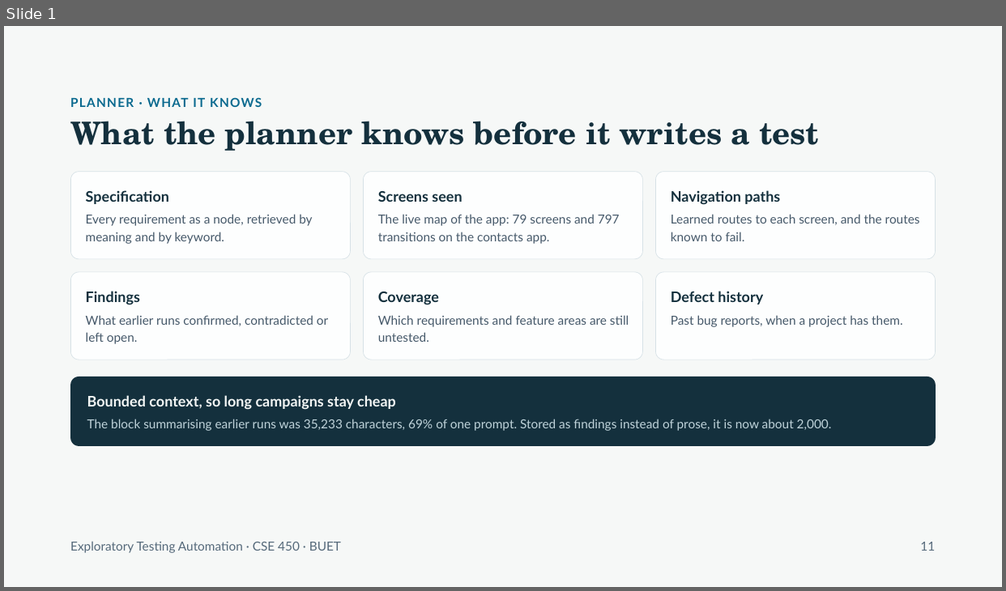
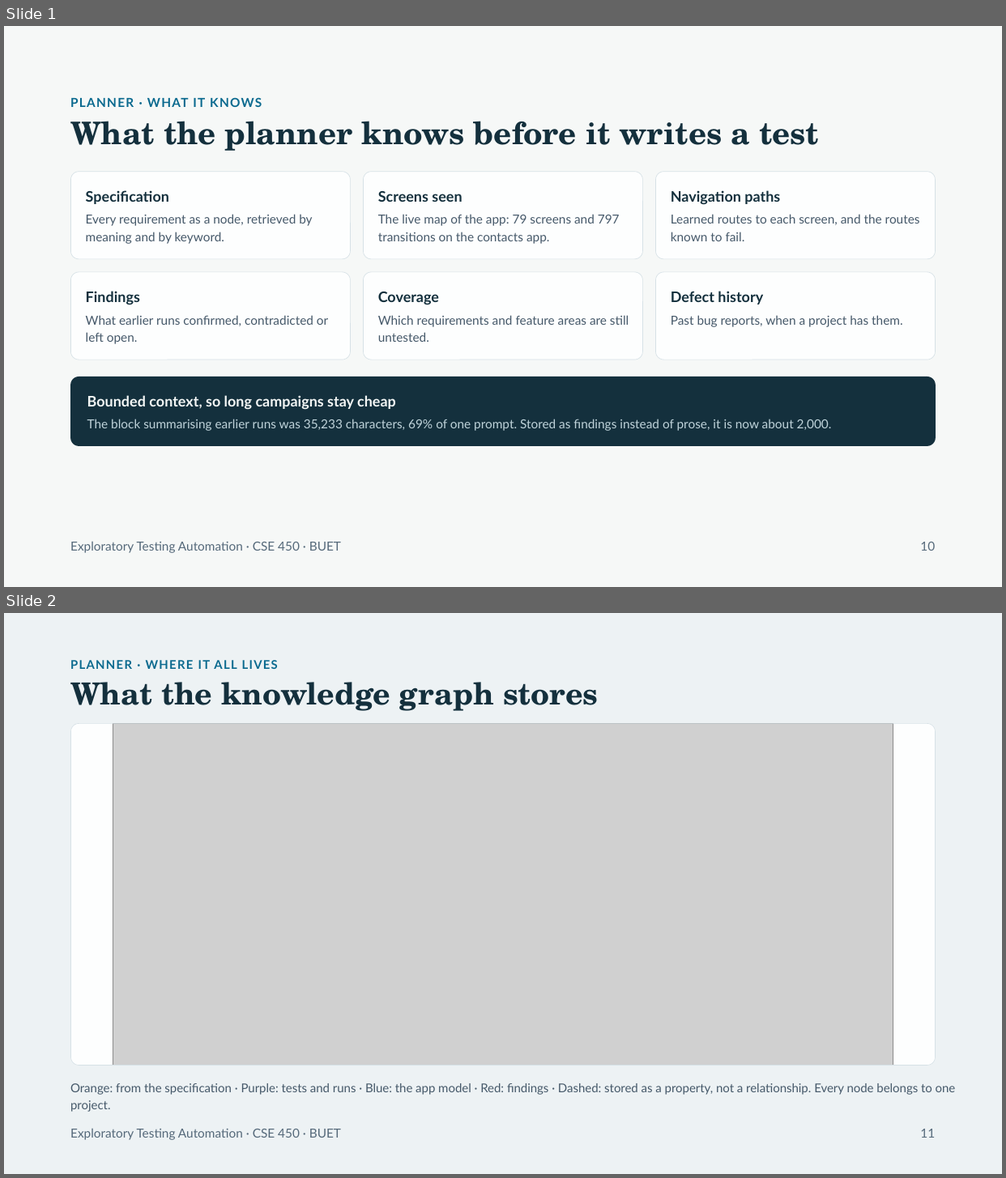
Before and after one commit to raihanrsdV1/Exploratory-Testing-Planner-Agent, a slide deck: presentation/split/2-Mehemud.pptx. Shown one above the other, each under a label of ours: slide 1 before the commit, slides 1 and 2 after it. The pictures are 1006x591 and 1006x1178 pixels, drawn with LibreOffice and Linux fonts; fonts in the diff are those of the drawing; grey boxes stand for pictures. Boxes give left, top, right and bottom in pixels: in the first picture for what was removed or moved away, otherwise in the second. Text is boxed around its words. In the diff, an @@ line names an element or a change of style, - is before the commit and + after.

```diff
--- a/presentation/split/2-Mehemud.pptx
+++ b/presentation/split/2-Mehemud.pptx
@@ slide 2 added at [4,613,1002,1174], background #EDF2F4 @@
@@ text added at [70,660,278,669], 11.6 pt, text #0B6A8F, bold @@
+PLANNER · WHERE IT ALL LIVES
@@ text added at [70,682,599,711], 29.2 pt, text #14303D, bold @@
+What the knowledge graph stores
@@ rounded rectangle added at [70,723,936,1066], fill #FDFEFE @@
@@ rounded rectangle added at [70,724,936,1066], outline #D6E1E6 0.5 pt @@
@@ picture added at [113,724,893,1065] @@
@@ text added at [70,1084,956,1112], 11.7 pt, text #46596A @@
+Orange: from the specification · Purple: tests and runs · Blue: the app model · Red: findings · Dashed: stored as a property, not a relationship. Every node belongs to one project.
@@ text added at [70,1129,341,1140], 12 pt, text #55697A @@
+Exploratory Testing Automation · CSE 450 · BUET
@@ text added at [920,1129,935,1138], 12 pt, text #55697A @@
+11
@@ slide 1 changed as well @@
@@ text at [920,542,935,551]: text changed @@
-11
+10
```
Also in this commit, not shown: 7 other slides changed, 1 slide removed, 12 other files.
